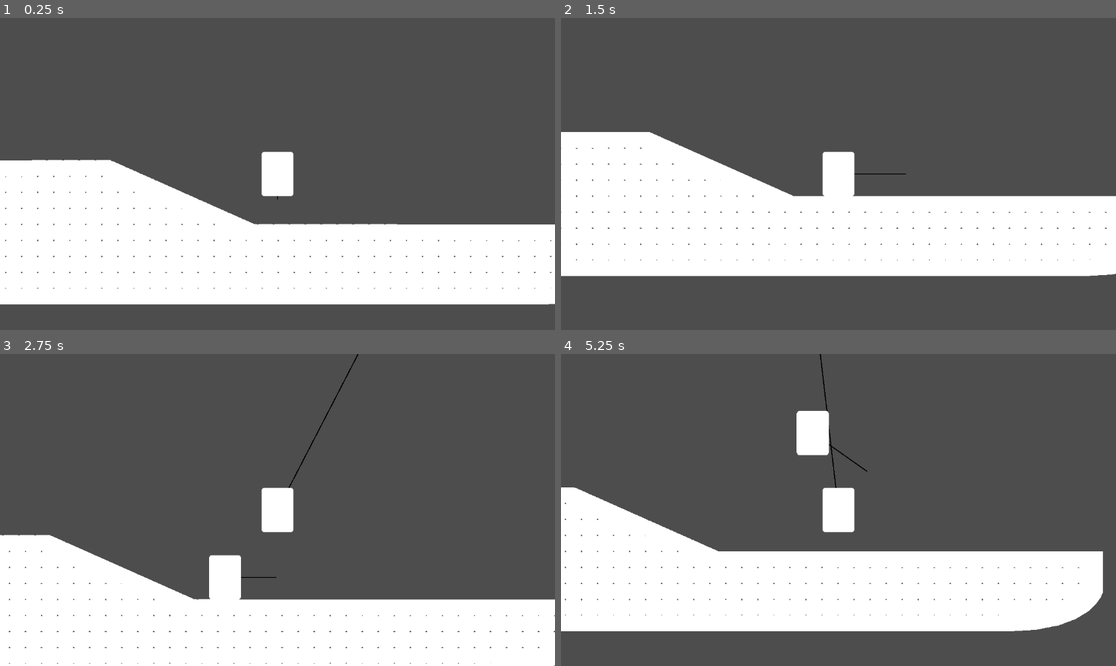
Above: before the commit, frames 1-4 (two rows, left to right).
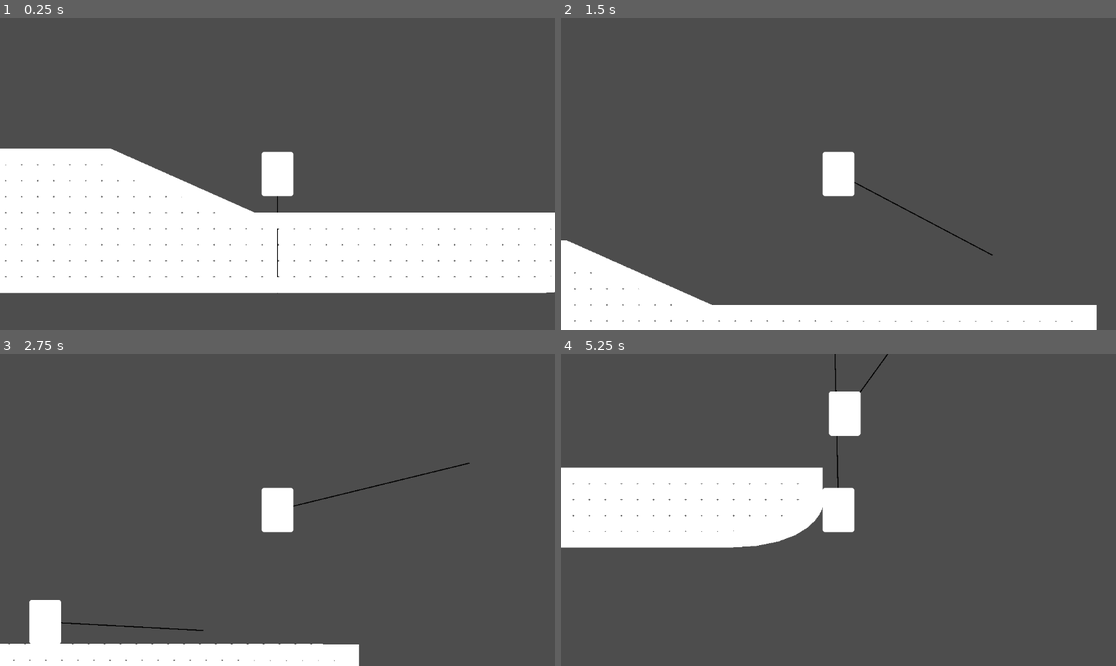
Above: after the commit, the same moments.

Repository: yourname3/jf-s25
Game: Godot game, scene res://level/level.tscn
Same seed, same stepped clock (60 frames per second), same inputs: the game is played once before the commit and once after it.
Inputs (mouse positions are in pixels of both pictures, inside the frame that each line leads up to):
- Up to frame 1 (0.25 s): no input
- Up to frame 2 (1.5 s): tap Enter at 0.5 s; move the mouse to (960, 158) at 0.52 s; hold D (right) 0.53-1.25 s; hold Space (jump) 0.53-1.25 s; tap Z (clone) at 0.6 s; click (960, 158) at 0.67 s; drag from (727, 189) to (838, 149) at 1.27 s
- Up to frame 3 (2.75 s): move the mouse to (333, 441) at 2.02 s; hold D (right) from 2.03 s (still down); hold Space (jump) from 2.03 s (still down); tap Z (clone) at 2.1 s
- Up to frame 4 (5.25 s): release D (right) at 2.75 s; release Space (jump) at 2.75 s; drag from (810, 572) to (672, 463) at 2.77 s; move the mouse to (1005, 556) at 3.52 s; hold A (left) 3.53-4.25 s; hold Shift 3.53-4.25 s; tap Space (jump) at 3.77, 3.8, 4.07 s; drag from (672, 463) to (755, 432) at 4.27 s; move the mouse to (866, 510) at 5.02 s; hold A (left) from 5.03 s (still down); hold Space (jump) from 5.03 s (still down); tap Enter at 5.1 s; click (866, 510) at 5.17 s

The runs differ from the first frame. In frame 1, 8.4% of the frame differs, in the area x 0-100%, y 41-92%; in frame 2, 41%, in the area x 0-100%, y 36-100%; in frame 3, 22%; in frame 4, 36%.

Commit message:
it kinda works

Diff:
--- a/player/player.gd
+++ b/player/player.gd
@@ -1,4 +1,4 @@
-extends CharacterBody2D
+extends RigidBody2D
 class_name Player
 
 const H_VEL := 256.0 * 6
@@ -60,73 +60,13 @@
 	recording = []
 	add_sibling(clone)
 
-func _do_move_and_slide_override(delta: float, override: Vector2) -> void:
-	var prev_velocity := velocity
-	velocity = override
-	_do_move_and_slide(delta)
-	velocity = prev_velocity
-
 func _draw() -> void:
-	draw_line(Vector2.ZERO, velocity, Color.BLACK, 8)
+	draw_line(Vector2.ZERO, linear_velocity, Color.BLACK, 8)
 func _process(delta: float) -> void:
 	queue_redraw()
-	Engine.set_time_scale(0.5)
 
-func _do_move_and_slide(delta: float) -> void:
-	if mode == MODE_PLAYBACK:
-		print("want to move: ", velocity * delta)
-
-	# First move carried objects.
-	if velocity.y < 0:
-		for object in $DetectOtherPlayers.get_overlapping_bodies():
-			if object == self:
-				continue
-			if object is Player:
-				var last_obj = object.position
-				#object.velocity.y = 0 #velocity.y
-				#object.move_and_collide(velocity * delta * 0.5)
-				#object._do_move_and_slide_override(delta, velocity)
-				object.move_and_collide(delta * velocity)
-				print("moved blocker: ", (object.position - last_obj), " attempted: ", velocity * delta)
-
-	var last = position
-	move_and_slide()
-	if mode == MODE_PLAYBACK:
-		print("actually moved: ", (position - last))
-
-	#if mode == MODE_PLAYER:
-		#move_and_slide() # TODO
-		#return
-	#
-	#if mode == MODE_PLAYBACK:
-		#print("_do_move_and_slide: velocity = ", velocity)
-	#var prev_position := position
-	#var prev_velocity := velocity
-	##var retries = 4
-	##while retries > 0:
-	#move_and_slide()
-	#var do_retry := false
-	#for i in range(0, get_slide_collision_count()):
-		#if mode == MODE_PLAYBACK:
-			#print("got col ", i, " ", get_slide_collision(i).get_collider())
-		#var col := get_slide_collision(i)
-		#var collider := col.get_collider()
-		#if collider is Player:
-			#if prev_velocity.y < 0:
-				#print("retry: ", prev_velocity)
-				#if collider.velocity.y > 0:
-					#collider.velocity.y = 0
-				#collider._do_move_and_slide_override(delta, col.get_remainder())
-				##collider.move_and_collide(prev_velocity * delta)
-				#do_retry = true
-	#
-	#if do_retry:
-		## Reset position velocity
-		#position = prev_position
-		#velocity = prev_velocity
-		#move_and_slide()
-		##retries -= 1
-
+func is_on_floor() -> bool:
+	return true
 
 func _physics_process(delta: float) -> void:
 	var encoded_inputs := get_inputs()
@@ -151,10 +91,10 @@
 	elif encoded_inputs.y == 2:
 		jump_pressed = true
 
-	velocity += get_gravity() * delta
+	linear_velocity += get_gravity() * delta
 
 	var target_x_vel := h_input * H_VEL
-	var x_accel: float = sign(target_x_vel - velocity.x) * H_ACCEL
+	var x_accel: float = sign(target_x_vel - linear_velocity.x) * H_ACCEL
 
 	if target_x_vel == 0:
 		x_accel *= 0.5
@@ -163,10 +103,10 @@
 
 	var x_accel_integrated = x_accel * delta
 
-	if abs(x_accel_integrated) > abs(target_x_vel - velocity.x):
-		x_accel_integrated = target_x_vel - velocity.x
+	if abs(x_accel_integrated) > abs(target_x_vel - linear_velocity.x):
+		x_accel_integrated = target_x_vel - linear_velocity.x
 
-	velocity.x += x_accel_integrated
+	linear_velocity.x += x_accel_integrated
 
 	if is_on_floor() and jump_just_pressed:
 		jump_timer = JUMP_TIME
@@ -175,12 +115,12 @@
 
 	if jump_timer > 0:
 		jump_timer -= delta
-		velocity.y = -JUMP_SPEED
+		linear_velocity.y = -JUMP_SPEED
 
 	# floor_max_angle = deg_to_rad(15)
 	# move_and_slide()
-	_do_move_and_slide(delta)
+	#_do_move_and_slide(delta)
 
-	if velocity.y > 0:
+	if linear_velocity.y > 0:
 		# Disable jumps if we ever lose our Y velocity.
 		jump_timer = 0
--- a/player/player.tscn
+++ b/player/player.tscn
@@ -3,14 +3,18 @@
 [ext_resource type="Script" uid="uid://b14jeh0pd1aal" path="res://player/player.gd" id="1_g1dw6"]
 [ext_resource type="Texture2D" uid="uid://dxyu74jyy6a5l" path="res://whitebox/whitebox_round.png" id="2_rkbax"]
 
+[sub_resource type="PhysicsMaterial" id="PhysicsMaterial_rkbax"]
+friction = 0.0
+
 [sub_resource type="RectangleShape2D" id="RectangleShape2D_rkbax"]
 size = Vector2(257, 355)
 
-[sub_resource type="RectangleShape2D" id="RectangleShape2D_g1dw6"]
-size = Vector2(258, 51)
-
-[node name="Player" type="CharacterBody2D"]
-floor_snap_length = 32.0
+[node name="Player" type="RigidBody2D"]
+physics_material_override = SubResource("PhysicsMaterial_rkbax")
+can_sleep = false
+lock_rotation = true
+freeze_mode = 1
+custom_integrator = true
 script = ExtResource("1_g1dw6")
 
 [node name="CollisionShape2D" type="CollisionShape2D" parent="."]
@@ -20,9 +24,3 @@
 [node name="Sprite2D" type="Sprite2D" parent="."]
 scale = Vector2(2, 2.76563)
 texture = ExtResource("2_rkbax")
-
-[node name="DetectOtherPlayers" type="Area2D" parent="."]
-
-[node name="CollisionShape2D" type="CollisionShape2D" parent="DetectOtherPlayers"]
-position = Vector2(-1, -207.5)
-shape = SubResource("RectangleShape2D_g1dw6")
--- a/project.godot
+++ b/project.godot
@@ -48,7 +48,6 @@
 
 [physics]
 
-common/physics_ticks_per_second=10
 2d/default_gravity=4096.0
 
 [rendering]
